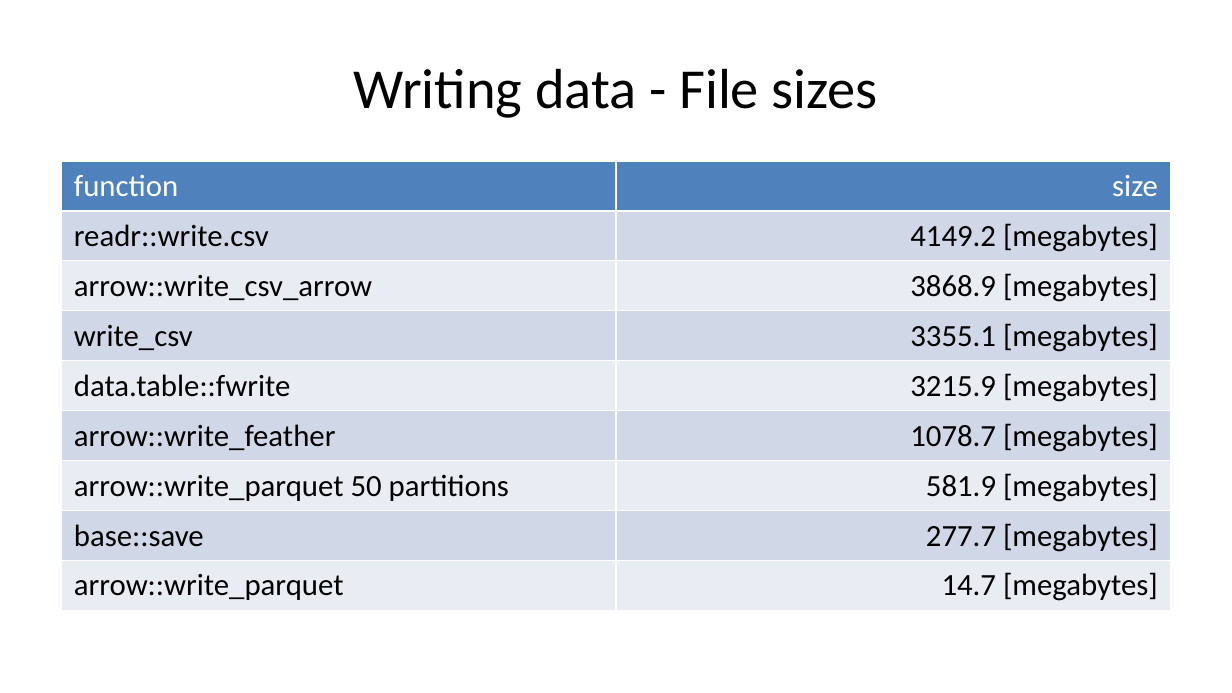
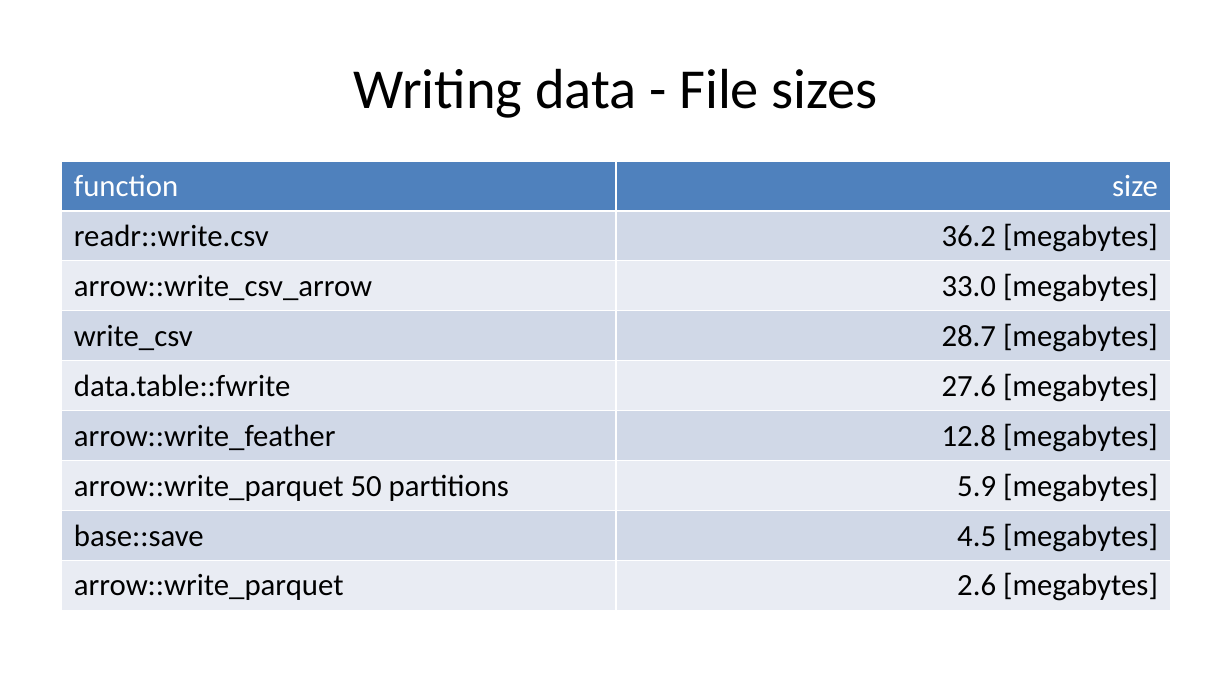
Before and after one commit to USEPA/biggish_data_r, a slide deck: slide 16 of presentation/biggish_data.pptx (slide 17 before the commit). Drawn at 1232x693 pixels with LibreOffice and Linux fonts; fonts in the diff are those of the drawing. Boxes give left, top, right and bottom in pixels: in the first picture for what was removed or moved away, otherwise in the second. Text is boxed around its words. In the diff, an @@ line names an element or a change of style, - is before the commit and + after.

```diff
--- a/presentation/biggish_data.pptx
+++ b/presentation/biggish_data.pptx
@@ table at <box>62,161,1170,618</box> @@
-row 2, column 2: 4149.2 [megabytes]
+row 2, column 2: 36.2 [megabytes]
-row 3, column 2: 3868.9 [megabytes]
+row 3, column 2: 33.0 [megabytes]
-row 4, column 2: 3355.1 [megabytes]
+row 4, column 2: 28.7 [megabytes]
-row 5, column 2: 3215.9 [megabytes]
+row 5, column 2: 27.6 [megabytes]
-row 6, column 2: 1078.7 [megabytes]
+row 6, column 2: 12.8 [megabytes]
-row 7, column 2: 581.9 [megabytes]
+row 7, column 2: 5.9 [megabytes]
-row 8, column 2: 277.7 [megabytes]
+row 8, column 2: 4.5 [megabytes]
-row 9, column 2: 14.7 [megabytes]
+row 9, column 2: 2.6 [megabytes]
```
Also in this commit, not shown: 21 other slides changed, 8 slides added, 7 slides removed, 3 other files.
